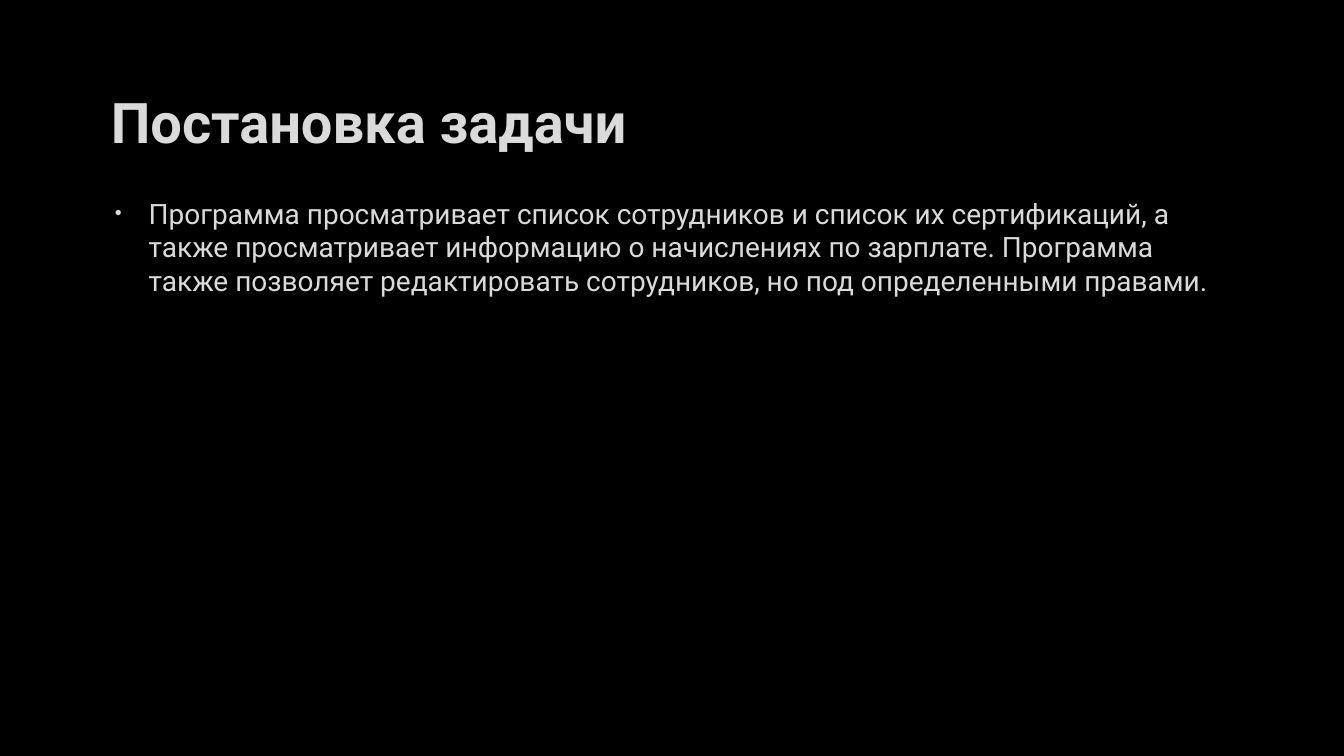
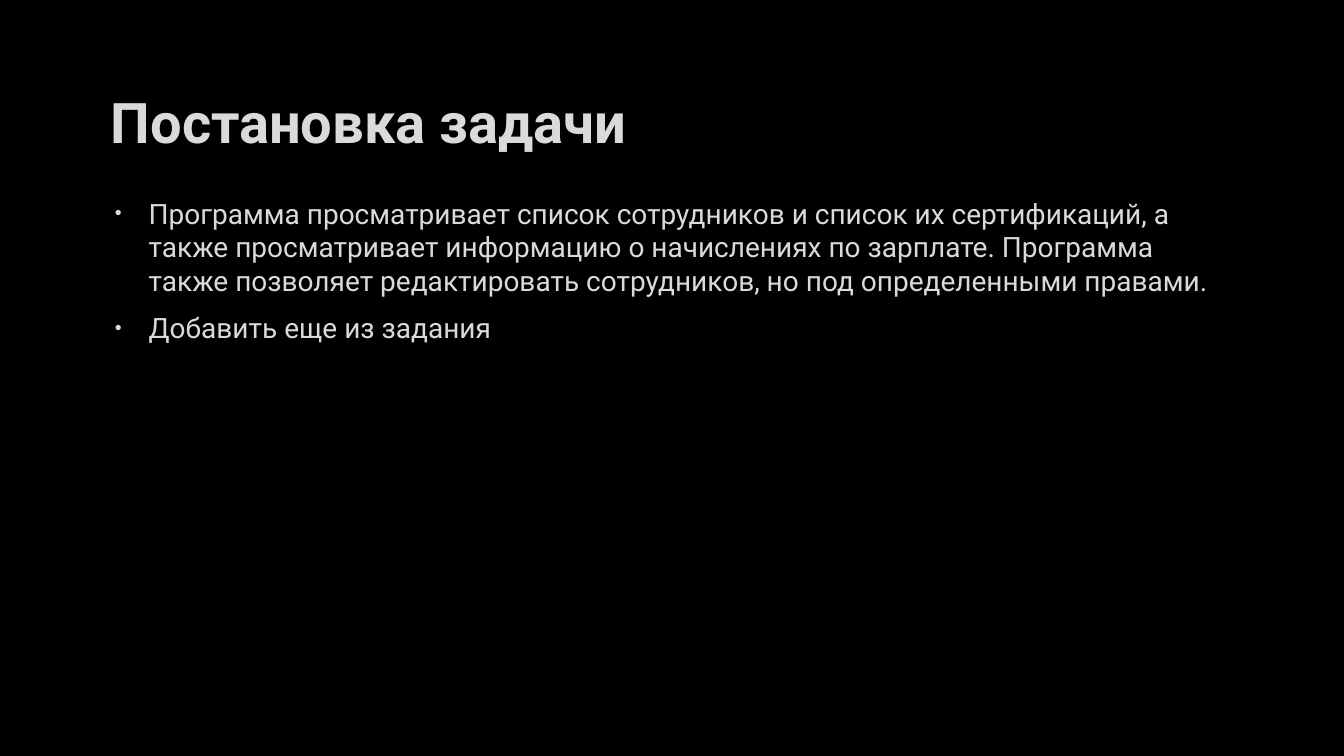
Before and after one commit to fermersky/Cource-Project, a slide deck: slide 2 of kys.pptx. Drawn at 1344x756 pixels with LibreOffice and Linux fonts; fonts in the diff are those of the drawing; background and template pictures are left out. Boxes give left, top, right and bottom in pixels: in the first picture for what was removed or moved away, otherwise in the second. Text is boxed around its words. In the diff, an @@ line names an element or a change of style, - is before the commit and + after.

```diff
--- a/kys.pptx
+++ b/kys.pptx
@@ text at box(149, 316, 491, 343): paragraph added @@
+• Добавить еще из задания
```
Also in this commit, not shown: 2 slides added, 20 other files.
